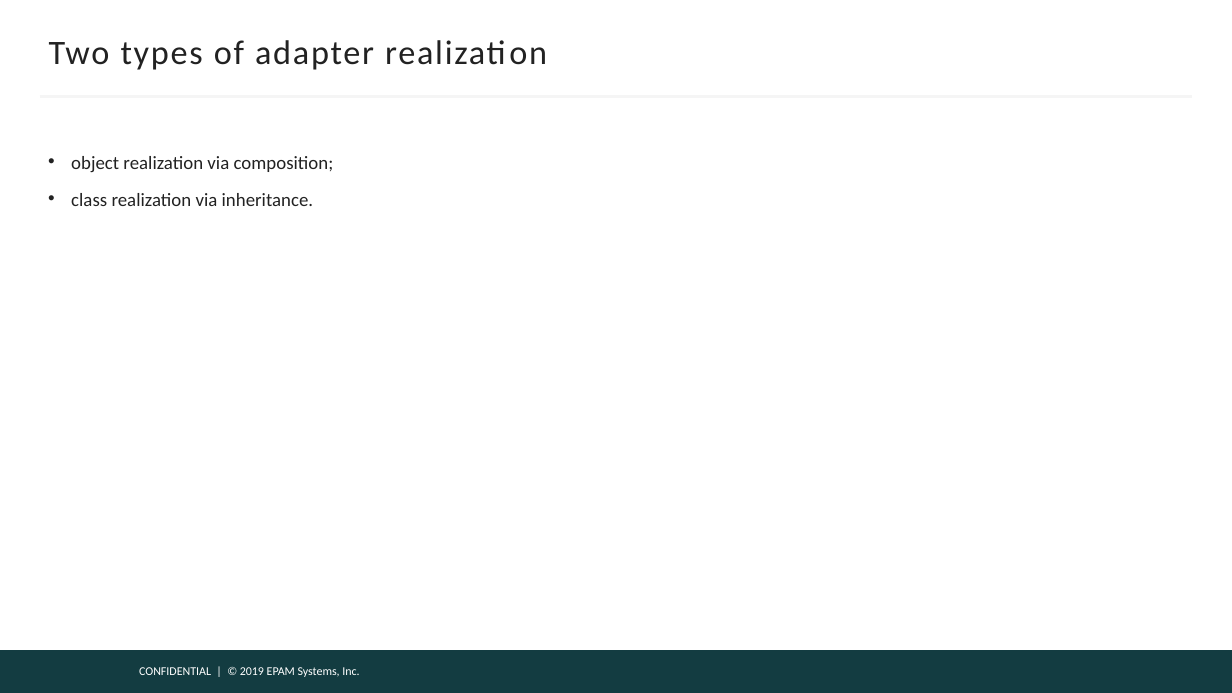
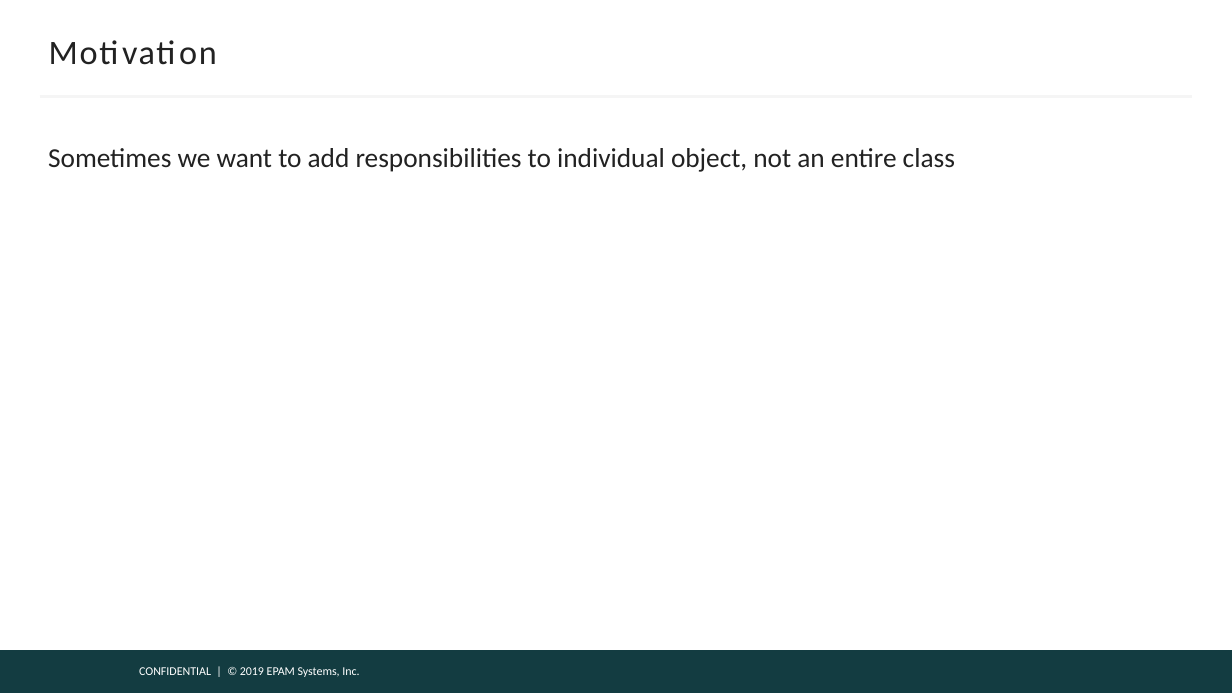
Before and after one commit to DenisPonizovkin/presentations, a slide deck: slide 36 of DesignPatterns.pptx (slide 33 before the commit). Drawn at 1232x693 pixels with LibreOffice and Linux fonts; fonts in the diff are those of the drawing; background and template pictures are left out. Boxes give left, top, right and bottom in pixels: in the first picture for what was removed or moved away, otherwise in the second. Text is boxed around its words. In the diff, an @@ line names an element or a change of style, - is before the commit and + after.

```diff
--- a/DesignPatterns.pptx
+++ b/DesignPatterns.pptx
@@ title at (49,40,374,70): text changed @@
-Two types of adapter realization
+Motivation
@@ text at (48,148,955,172): text changed; size 11 to 16 pt @@
-• object realization via composition;
-• class realization via inheritance.
+Sometimes we want to add responsibilities to individual object, not an entire class
```
Also in this commit, not shown: 4 other slides changed, 5 slides added, 18 slides removed.
